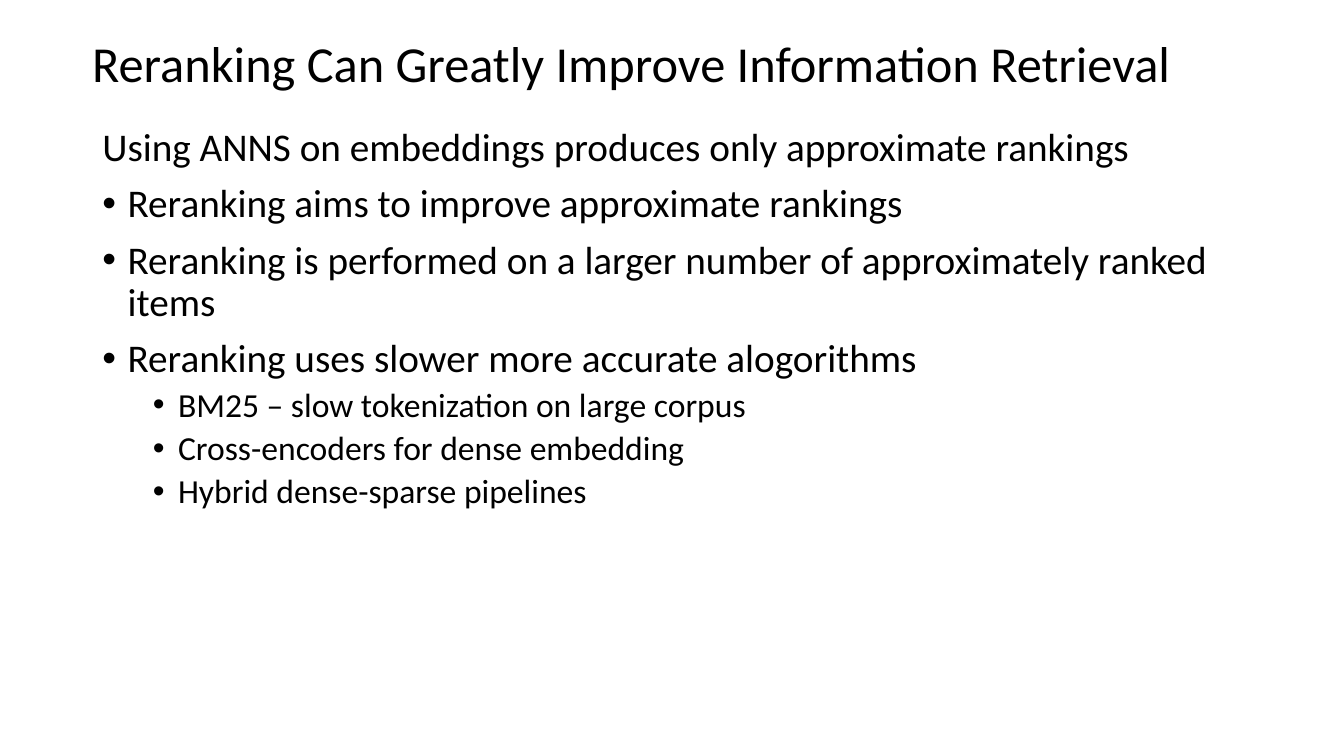
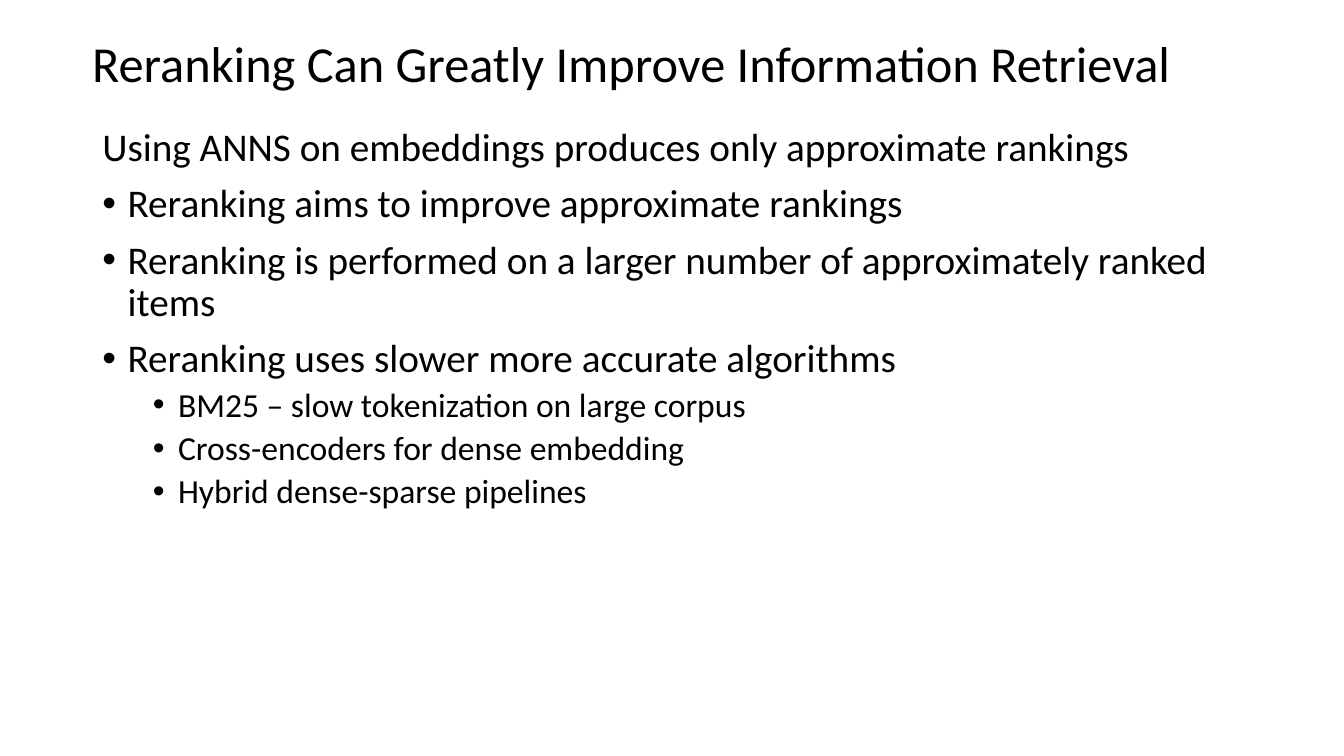
Before and after one commit to harelgabainew/school1, a slide deck: slide 43 of slides/6_InformationRetrievalSearch.pptx (slide 42 before the commit). Drawn at 1344x756 pixels with LibreOffice and Linux fonts; fonts in the diff are those of the drawing. Boxes give left, top, right and bottom in pixels: in the first picture for what was removed or moved away, otherwise in the second. Text is boxed around its words. In the diff, an @@ line names an element or a change of style, - is before the commit and + after.

```diff
--- a/slides/6_InformationRetrievalSearch.pptx
+++ b/slides/6_InformationRetrievalSearch.pptx
@@ text at bbox=[128, 344, 895, 379]: text changed @@
-• Reranking uses slower more accurate alogorithms
+• Reranking uses slower more accurate algorithms
```
Also in this commit, not shown: 10 other slides changed, 2 slides added.
